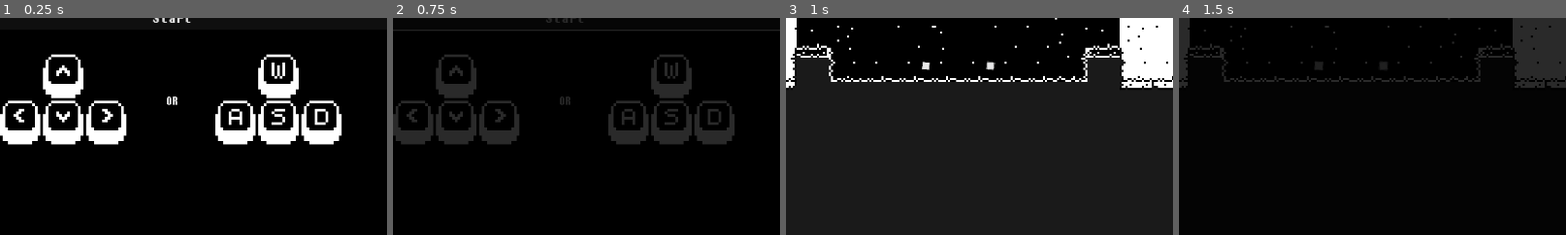
Above: before the commit, frames 1-4 (left to right).
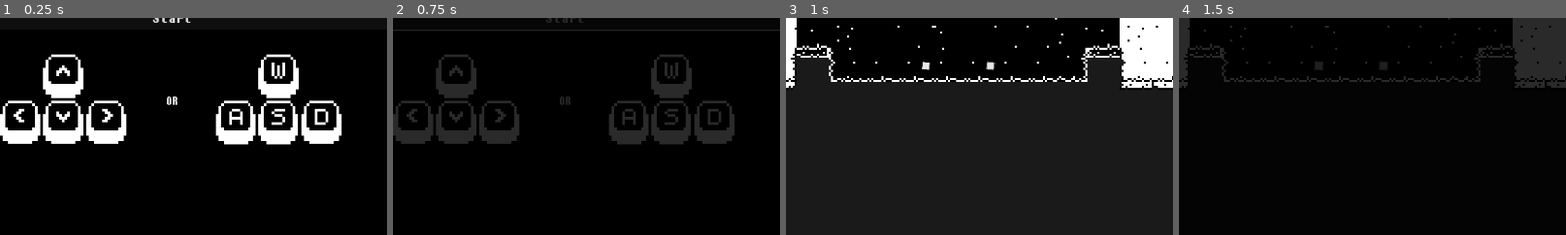
Above: after the commit, the same moments.

Repository: Janfra/Brackeys_Gamejam_2024
Game: Godot game, scene res://Levels/main_menu.tscn
The game is run twice, just before and just after one commit, with the same random seed, the same clock (stepped at 60 frames per second) and the same inputs.
Inputs (mouse positions are % of the whole screen's width and height, from its top left):
- Up to frame 1 (0.25 s): no input
- Up to frame 2 (0.75 s): click "Start" at 0.5 s
- Up to frame 3 (1 s): no input
- Up to frame 4 (1.5 s): click (99, 2) at 1.25 s
The pictures show only the part of the screen within x 28-78%, y 50-100%; the shares and areas given below are measured in that part.

The runs differ from the first frame. In frame 1, 0.5% of the frame differs, in the area x 2-87%, y 37-59%; in frame 2, 0.1%; in frame 3, nothing differs; in frame 4, nothing differs.

Commit message:
Anchor Fix
# Description
Fixed anchors for the keys UI in the main menu

Diff:
--- a/Levels/main_menu.tscn
+++ b/Levels/main_menu.tscn
@@ -97,12 +97,12 @@
 anchors_preset = -1
 anchor_left = 0.333333
 anchor_top = 0.584876
-anchor_right = 0.347222
-anchor_bottom = 0.609568
+anchor_right = 0.389
+anchor_bottom = 0.684
 offset_left = 0.000396729
 offset_top = 0.000152588
-offset_right = 48.5122
-offset_bottom = 48.5117
+offset_right = 0.383942
+offset_bottom = 0.279755
 grow_horizontal = 2
 grow_vertical = 0
 texture = ExtResource("5_tkh8y")
@@ -118,7 +118,6 @@
 offset_left = 0.384003
 offset_top = 0.231995
 offset_right = 0.384003
-offset_bottom = 0.59201
 grow_vertical = 0
 texture = ExtResource("2_hmwxj")
 
@@ -131,8 +130,6 @@
 anchor_bottom = 0.79
 offset_left = -0.127991
 offset_top = 0.231995
-offset_right = 1.02402
-offset_bottom = 0.59201
 grow_vertical = 0
 texture = ExtResource("3_qxws5")
 
@@ -145,8 +142,6 @@
 anchor_bottom = 0.79
 offset_left = -0.255981
 offset_top = 0.231995
-offset_right = 0.895996
-offset_bottom = 0.59201
 grow_vertical = 0
 texture = ExtResource("4_41d0n")
 
@@ -168,7 +163,6 @@
 anchor_top = 0.691358
 anchor_right = 0.666111
 anchor_bottom = 0.790358
-offset_right = 1.15198
 offset_bottom = 0.360046
 grow_vertical = 0
 texture = ExtResource("7_dfml7")
@@ -180,8 +174,6 @@
 anchor_top = 0.691358
 anchor_right = 0.611
 anchor_bottom = 0.790358
-offset_left = -0.511963
-offset_right = 0.640015
 offset_bottom = 0.360016
 grow_vertical = 0
 texture = ExtResource("8_drxqc")
@@ -190,28 +182,27 @@
 [node name="DKeyRect" type="TextureRect" parent="CanvasLayer/LetterButtons"]
 layout_mode = 1
 anchors_preset = -1
+anchor_left = 0.667
+anchor_top = 0.691
+anchor_right = 0.723
+anchor_bottom = 0.79
+offset_left = -0.384033
+offset_top = 0.231964
+offset_right = -0.383972
+grow_vertical = 0
+texture = ExtResource("9_jc58k")
+
+[node name="WKeyRect" type="TextureRect" parent="CanvasLayer/LetterButtons"]
+layout_mode = 1
+anchors_preset = -1
 anchor_left = 0.611
-anchor_top = 0.593
+anchor_top = 0.585
 anchor_right = 0.667
-anchor_bottom = 0.691
-offset_left = 64.128
-offset_top = 63.736
-offset_right = 64.1281
-offset_bottom = 64.744
-grow_vertical = 0
-texture = ExtResource("9_jc58k")
-
-[node name="WKeyRect" type="TextureRect" parent="CanvasLayer/LetterButtons"]
-layout_mode = 1
-anchors_preset = -1
-anchor_left = 0.618056
-anchor_top = 0.604938
-anchor_right = 0.618056
-anchor_bottom = 0.604938
-offset_left = -8.0
-offset_top = -13.0
-offset_right = 56.512
-offset_bottom = 51.512
+anchor_bottom = 0.684
+offset_left = 0.128479
+offset_top = -0.0802002
+offset_right = 0.128479
+offset_bottom = 0.279816
 grow_horizontal = 2
 grow_vertical = 0
 texture = ExtResource("6_hif7c")
--- a/project.godot
+++ b/project.godot
@@ -11,6 +11,7 @@
 [application]
 
 config/name="Safe Space"
+config/version="0.5.2"
 run/main_scene="res://Levels/main_menu.tscn"
 config/features=PackedStringArray("4.4", "GL Compatibility")
 config/icon="res://GameIcon.png"
